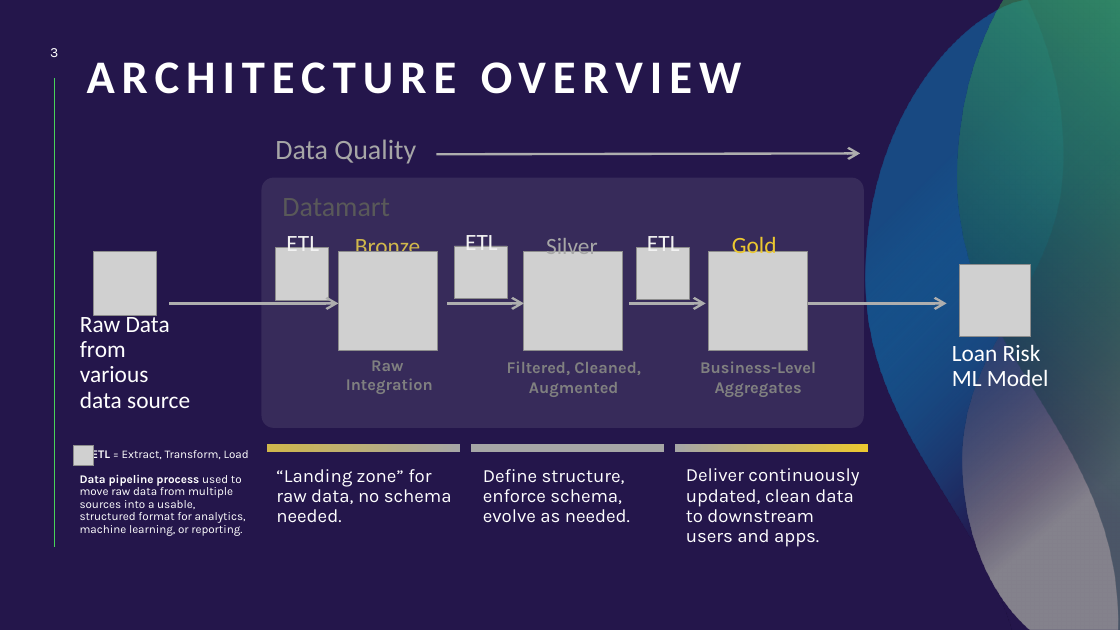
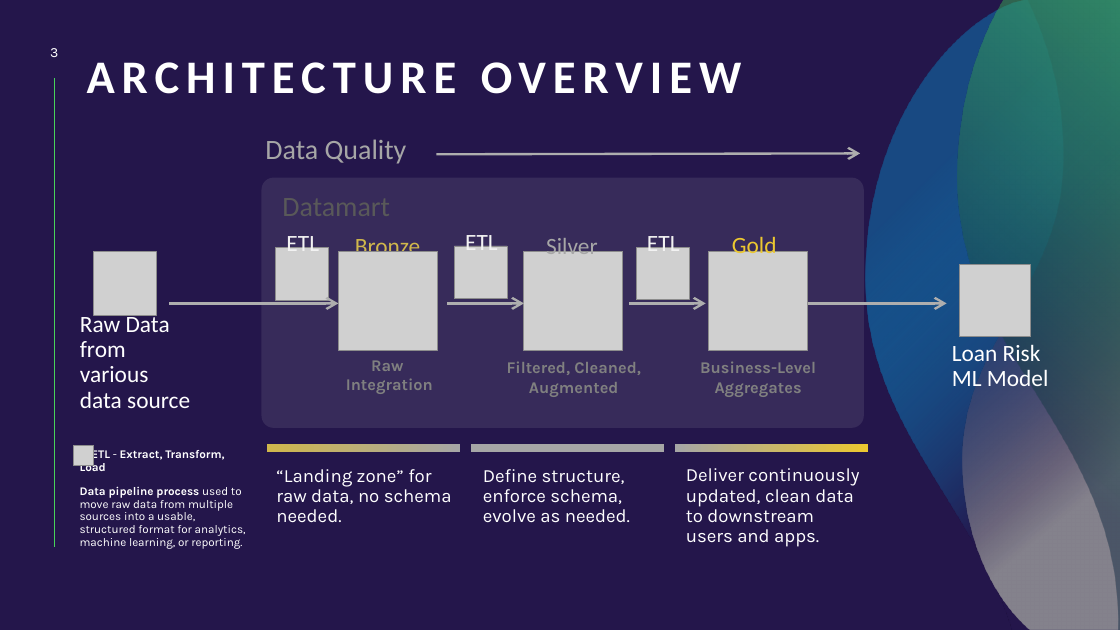
Before and after one commit to pakkei1212/MLE, a slide deck: slide 3 of a1/Slideument_FInal.pptx. Drawn at 1120x630 pixels with LibreOffice and Linux fonts; fonts in the diff are those of the drawing; grey boxes stand for pictures. Boxes give left, top, right and bottom in pixels: in the first picture for what was removed or moved away, otherwise in the second. Text is boxed around its words. In the diff, an @@ line names an element or a change of style, - is before the commit and + after.

```diff
--- a/a1/Slideument_FInal.pptx
+++ b/a1/Slideument_FInal.pptx
@@ text "Data Quality" moved from (x1=275, y1=139, x2=416, y2=164) to (x1=265, y1=139, x2=407, y2=164) @@
@@ text at (x1=80, y1=448, x2=224, y2=474): text changed; bold on @@
-ETL = Extract, Transform, Load
+ETL - Extract, Transform, Load
```
Also in this commit, not shown: 9 other slides changed, 1 slide added, 6 other files.
